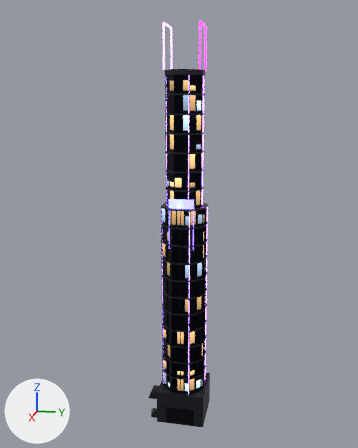
What one commit did to the glTF model public/models/buildings/neon-v-C.glb.
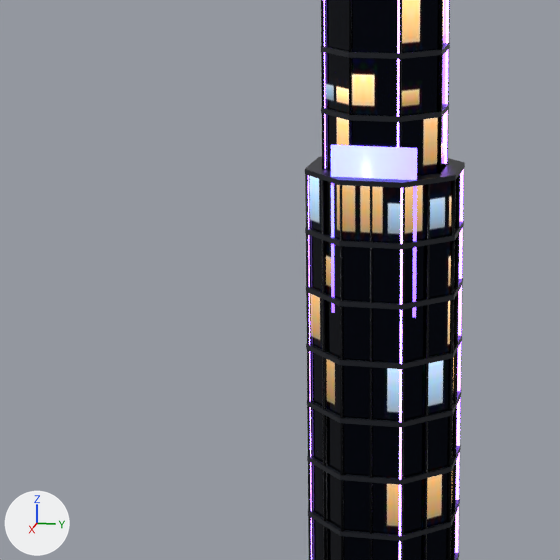
Old and new are each drawn whole from a 50 mm lens placed at (96.1, 18.0, 66.8), pointed at (-0.6, -1.3, 42.6) and again close up on the part from 20% to 66% of the width and 35% to 72% of the height. Every picture has the same lights, and +X, +Y and +Z are marked at lower left. The older version's two pictures come first. Vertices at exactly the same position are counted once.

Objects in the first close-up: 'Building'.
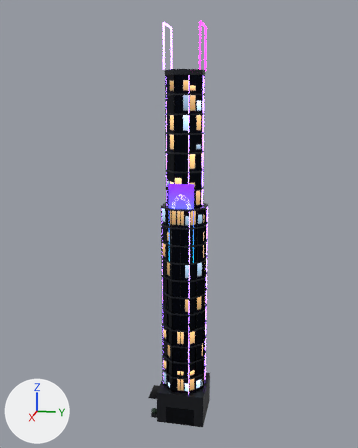
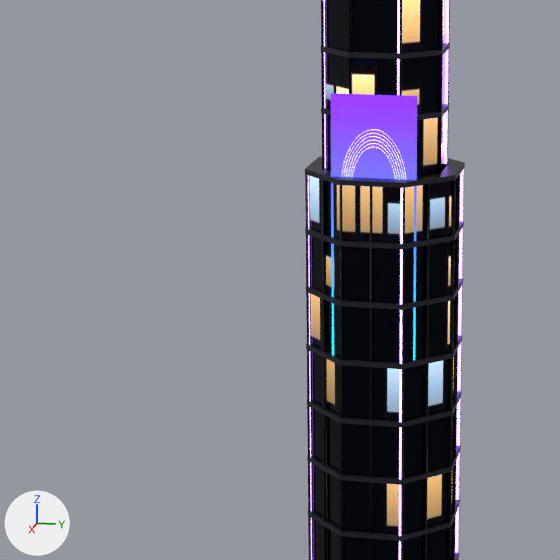
Location of each change, [x1, y1, x2, y2] in pixels of the close-ups (560 x 560 px):
'Building', surface changed, reshaped (white to blue): [305, 0, 465, 560] in both
part 1 of me_podium, built on: before [331, 145, 417, 318]; after [331, 93, 417, 360]

Edits to the bpy script that builds the scene:
```text
Add img_wf_ad:
    img_wf_ad = load_image('wf-ad', '_unpacked/wf-ad', 256, 640, 'sRGB')
Change mat_holo:
    where n0 = _N.new('ShaderNodeBsdfPrincipled'); n0.name = 'Principled BSDF'
    remove n0.inputs[0].default_value = (0.0395, 0.807, 1.0, 1.0)  # 'Base Color', cyan #38e8ff
    remove n0.inputs[27].default_value = (0.195, 0.0452, 1.0, 1.0)  # 'Emission Color', purple #7a3cff
    n0.inputs[28].default_value: 3.5 -> 3.0  # 'Emission Strength'
    add n2 = _N.new('ShaderNodeTexImage'); n2.name = 'Image Texture'
    add n2.image = img_wf_ad
    add n3 = _N.new('ShaderNodeTexImage'); n3.name = 'Image Texture.001'
    add n3.image = img_wf_ad
    add _L.new(n2.outputs[0], n0.inputs[27])  # 'Color' to 'Emission Color'
    add _L.new(n3.outputs[0], n0.inputs[0])  # 'Color' to 'Base Color'
Change me_podium:
    used by ob_building; location = (0.0, 0.0, 0.0)
    remove me_podium.from_pydata(...)  # 1044 vertices, 1808 faces; spans x -5.1..5.1, y -7.5..5.0, z 0.0..80.8
    add me_podium.from_pydata(...)  # 1040 vertices, 1798 faces; spans x -5.1..5.1, y -7.5..5.0, z 0.0..80.8
    me_podium part 1
    6 vertices are removed from x 3.5..3.7, y -2.5..2.5, z 38.6..48.6
    12 faces are deleted
    2 vertices move from x 3.5, y -2.5..2.5, z 38.6..48.6 to x 3.6, y -2.5..2.5, z 35.6..51.6
    2 vertices are added at (3.6, 2.5, 35.6), (3.6, -2.5, 51.6)
    2 new faces join them, mat_holo
```
